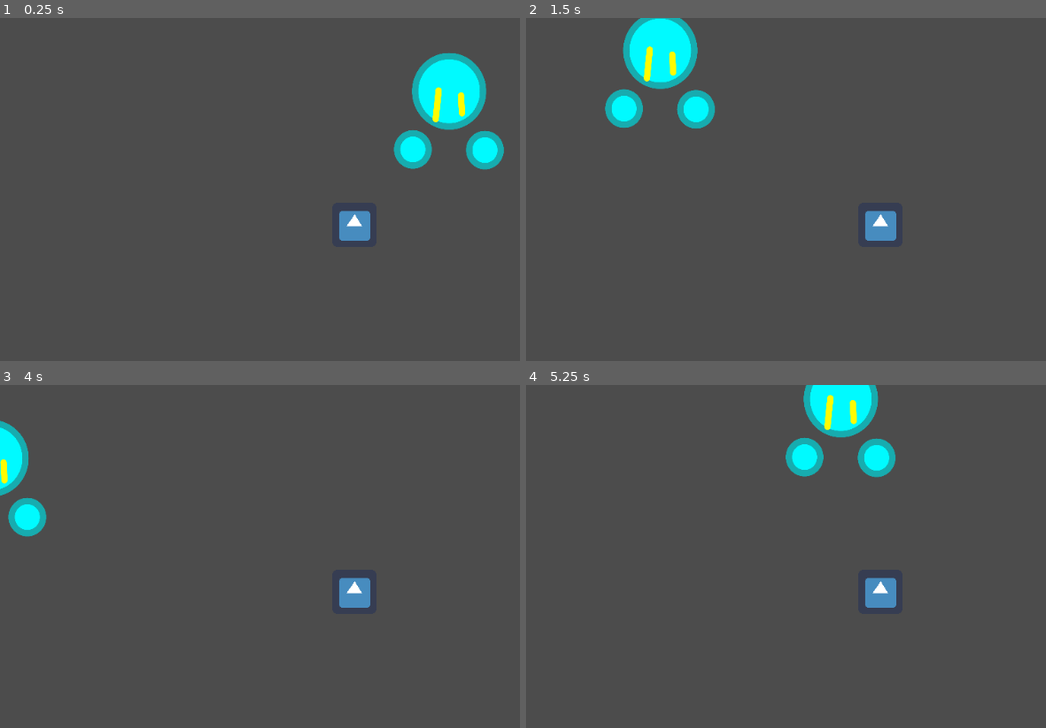
Above: before the commit, frames 1-4 (two rows, left to right).
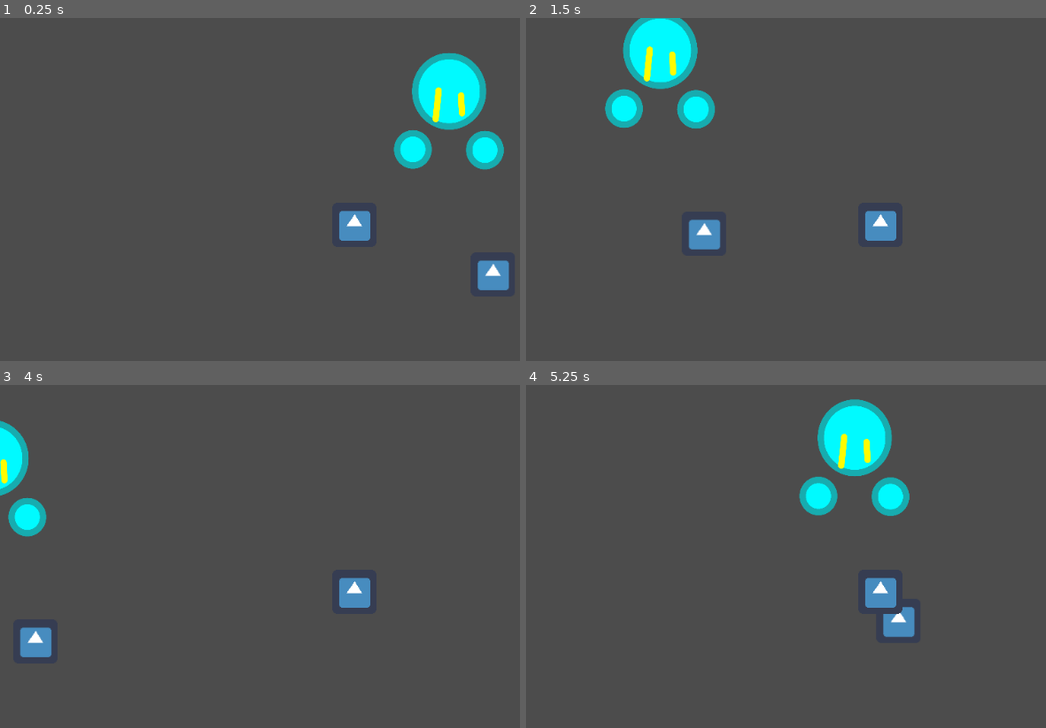
Above: after the commit, the same moments.

Repository: DarrellWulff/GGJProject
Game: Godot game, scene res://Node2D.tscn
The game is run twice, just before and just after one commit, with the same random seed, the same clock (stepped at 60 frames per second) and the same inputs. The engine's default icon, where the game draws it, is replaced by a stand-in: a white triangle on a blue panel in a dark square.
Inputs:
- Up to frame 1 (0.25 s): no input
- Up to frame 2 (1.5 s): tap Enter at 0.5 s; hold D 0.53-1.28 s; hold K 0.53-1.28 s; hold S from 1.28 s (still down); tap K at 1.35 s
- Up to frame 3 (4 s): release S at 2.03 s; hold D 2.03-2.78 s; hold K 2.03-2.78 s; hold W 2.78-3.53 s; tap K at 2.85 s; tap Space at 3.5 s; hold A from 3.53 s (still down); hold K from 3.53 s (still down)
- Up to frame 4 (5.25 s): release K at 4.28 s; tap K at 4.35 s; release A at 5.03 s; hold S from 5.03 s (still down); hold K from 5.03 s (still down)

The runs differ from the first frame. In frame 1, 0.5% of the frame differs, in the area x 91-98%, y 70-80%; in frame 2, 0.5%; in frame 3, 0.5%; in frame 4, 5.6%, in the area x 49-75%, y 0-74%.

Commit message:
Added Slide Collision
added slide mechanic when colliding with objects

Diff:
--- a/GGJ2021Project/Entities/Player.gd
+++ b/GGJ2021Project/Entities/Player.gd
@@ -34,7 +34,10 @@
 	var velocity = deltaSpeed * self.movement.direction;
 
 	if velocity.length() > 0:
-		move_and_collide(velocity);
+		var collision = move_and_collide(velocity);
+		if collision:
+			velocity.slide(collision.normal);
+			self.position += velocity;
 		emit_signal("move");
 
 	pass
--- a/GGJ2021Project/Node2D.tscn
+++ b/GGJ2021Project/Node2D.tscn
@@ -1,7 +1,11 @@
-[gd_scene load_steps=3 format=2]
+[gd_scene load_steps=5 format=2]
 
 [ext_resource path="res://View.tscn" type="PackedScene" id=1]
 [ext_resource path="res://Images/creature.png" type="Texture" id=2]
+[ext_resource path="res://icon.png" type="Texture" id=3]
+
+[sub_resource type="CircleShape2D" id=1]
+radius = 28.9036
 
 [node name="World" type="Node2D"]
 
@@ -11,3 +15,14 @@
 position = Vector2( 137.77, -161.676 )
 scale = Vector2( 0.234448, 0.24089 )
 texture = ExtResource( 2 )
+
+[node name="StaticBody2D" type="StaticBody2D" parent="."]
+position = Vector2( 200.327, 73.0754 )
+
+[node name="CollisionShape2D" type="CollisionShape2D" parent="StaticBody2D"]
+shape = SubResource( 1 )
+one_way_collision_margin = 27.1
+
+[node name="Sprite" type="Sprite" parent="StaticBody2D"]
+position = Vector2( 0, -1.25992 )
+texture = ExtResource( 3 )
